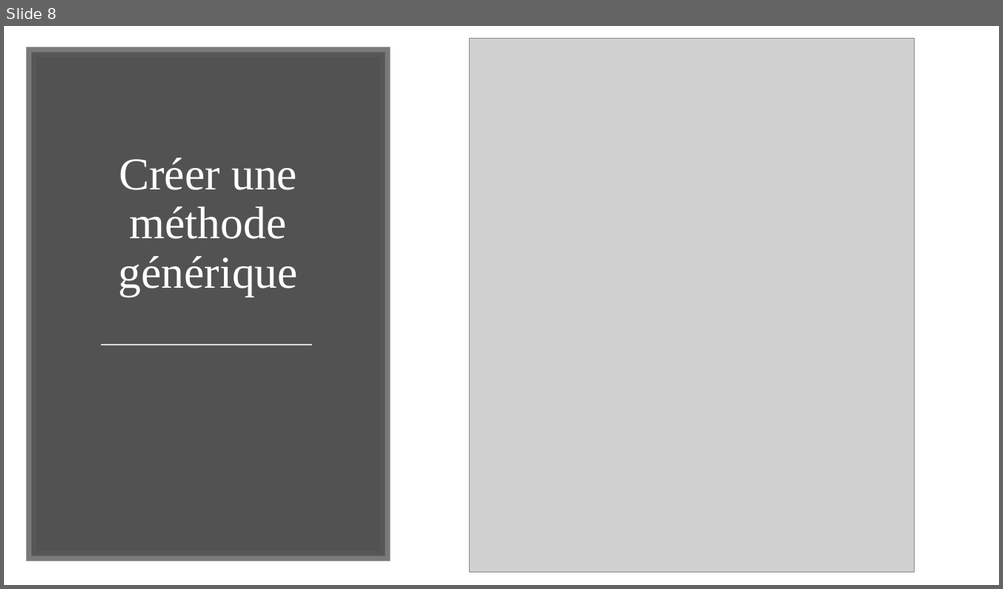
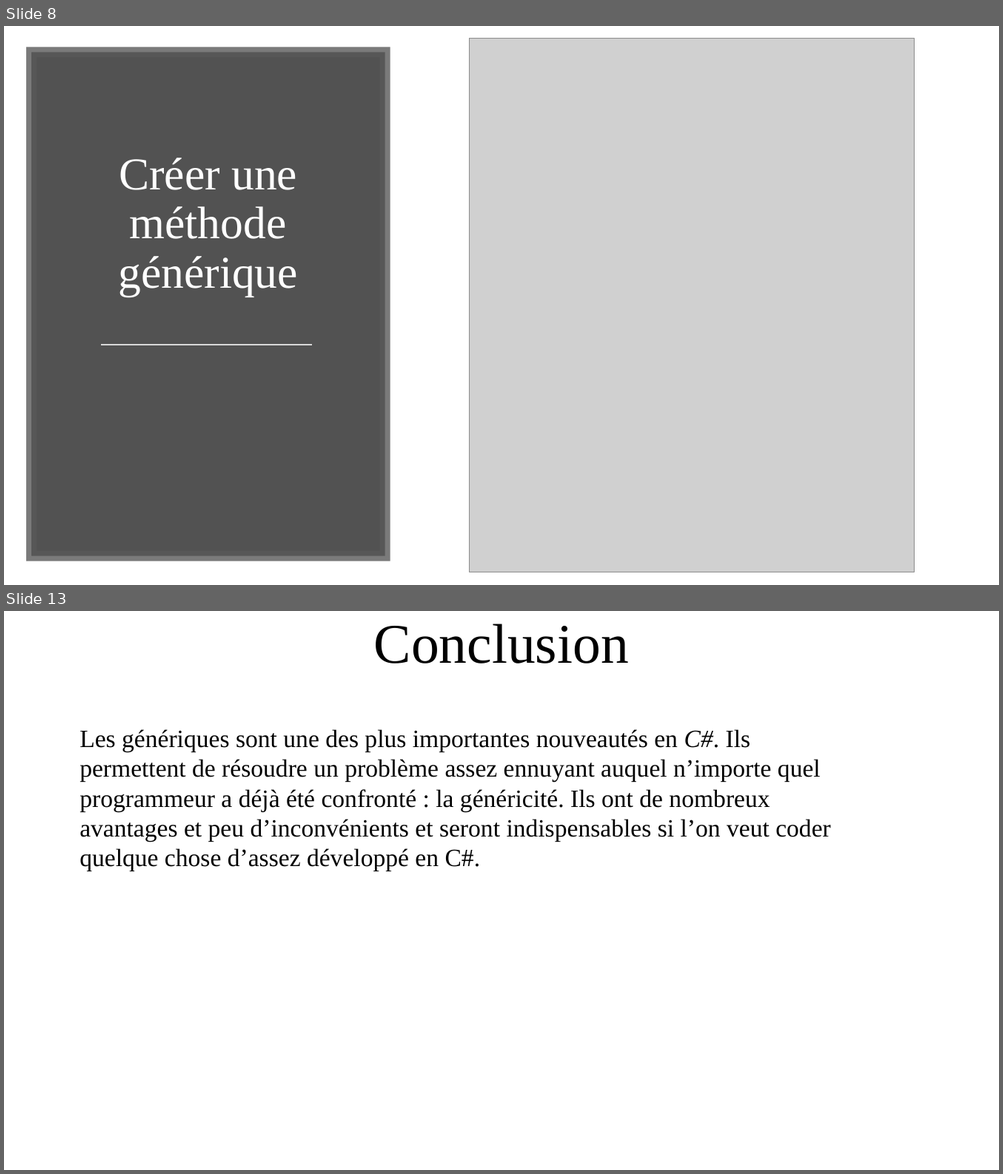
Before and after one commit to LucasDenele/CSharp2018-2019, a slide deck: ClasseC#.pptx. Shown one above the other, each under a label of ours: slide 8 before the commit, slides 8 and 13 after it; the slides between them are not shown. The pictures are 1003x589 and 1003x1174 pixels, drawn with LibreOffice and Linux fonts; fonts in the diff are those of the drawing; grey boxes stand for pictures. Boxes give left, top, right and bottom in pixels: in the first picture for what was removed or moved away, otherwise in the second. Text is boxed around its words. In the diff, an @@ line names an element or a change of style, - is before the commit and + after.

```diff
--- a/ClasseC#.pptx
+++ b/ClasseC#.pptx
@@ slide 13 added at box(4, 611, 999, 1170), background #FFFFFF @@
@@ text added at box(374, 624, 629, 664), 54 pt, text #000000 @@
+Conclusion
@@ text added at box(79, 729, 831, 871), 24 pt, text #000000 @@
+Les génériques sont une des plus importantes nouveautés en C#. Ils permettent de résoudre un problème assez ennuyant auquel n’importe quel programmeur a déjà été confronté : la généricité. Ils ont de nombreux avantages et peu d’inconvénients et seront indispensables si l’on veut coder quelque chose d’assez développé en C#.
```
Also in this commit, not shown: 2 slides changed, 2 other slides added.
